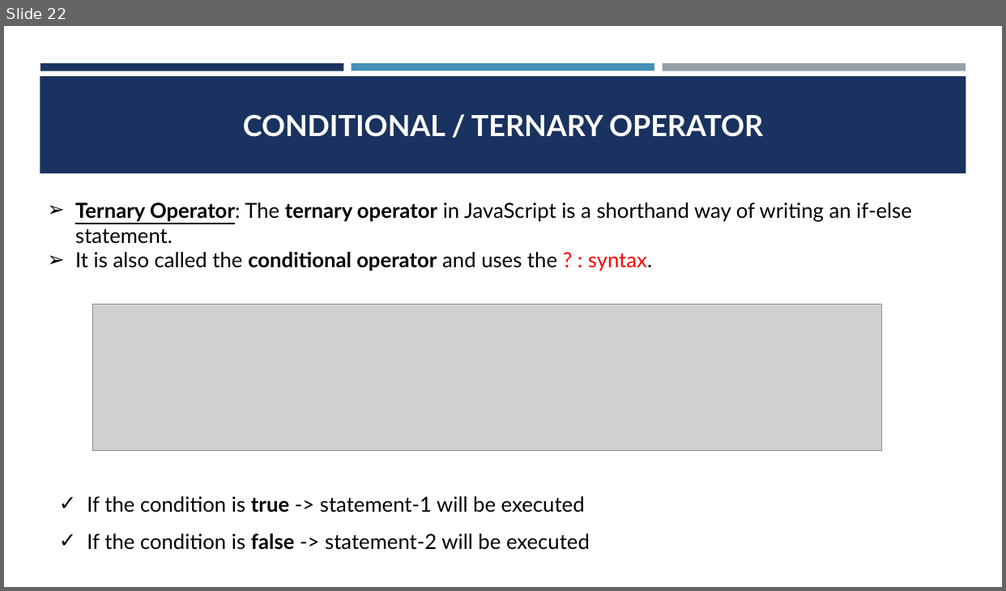
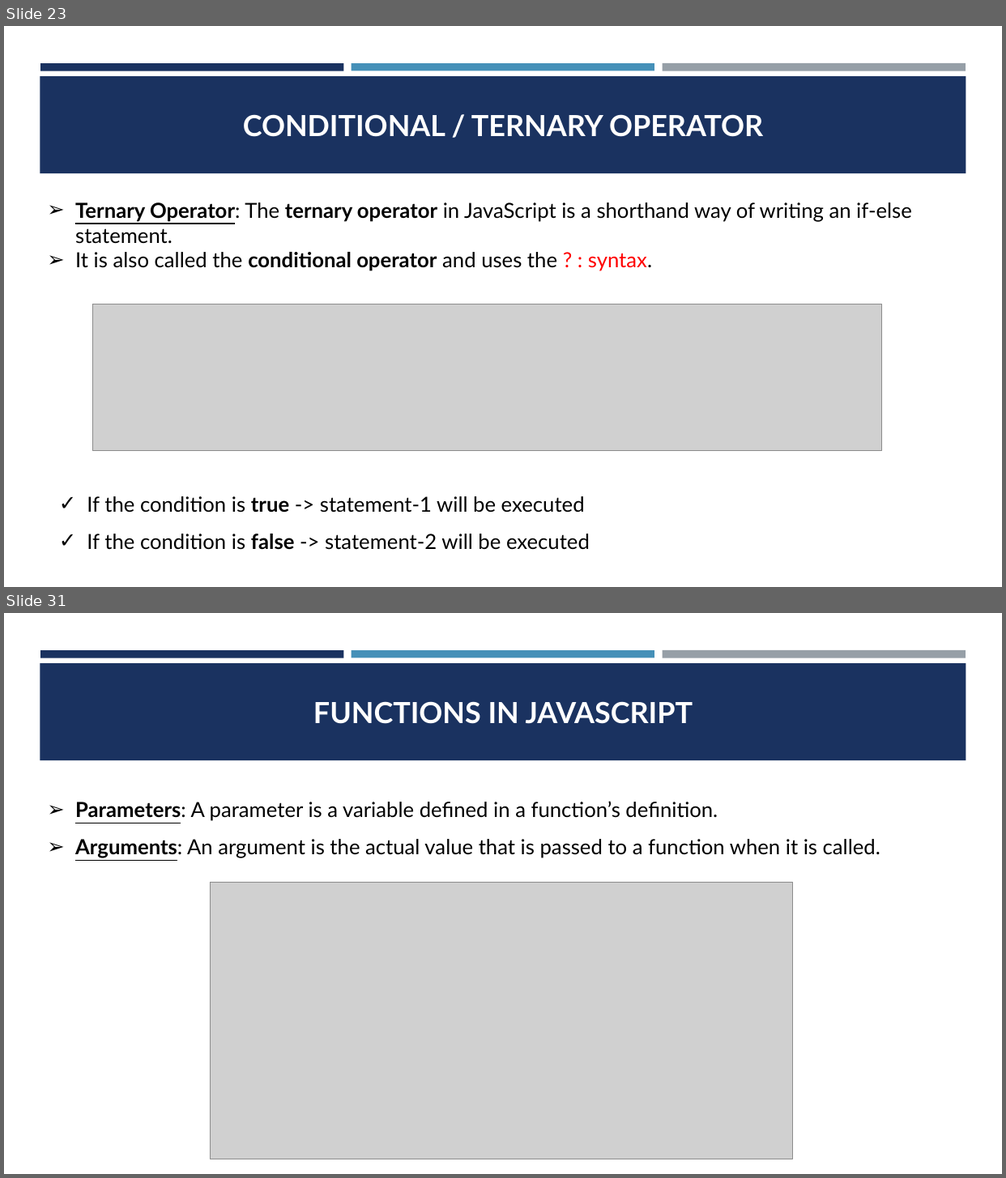
Before and after one commit to CodeCrafterRohit/PEC-Training, a slide deck: JAVASCRIPT/JAVASCRIPT PPT.pptx. Shown one above the other, each under a label of ours: slide 22 before the commit, slides 23 and 31 after it; the slides between them are not shown. The pictures are 1006x591 and 1006x1178 pixels, drawn with LibreOffice and Linux fonts; fonts in the diff are those of the drawing; grey boxes stand for pictures. Boxes give left, top, right and bottom in pixels: in the first picture for what was removed or moved away, otherwise in the second. Text is boxed around its words. In the diff, an @@ line names an element or a change of style, - is before the commit and + after.

```diff
--- a/JAVASCRIPT/JAVASCRIPT PPT.pptx
+++ b/JAVASCRIPT/JAVASCRIPT PPT.pptx
@@ slide 31 added at box(4, 613, 1002, 1174), background #FFFFFF; not listed: 4 template elements that a slide beside it also shows @@
@@ title added at box(313, 701, 693, 724), 28 pt, text #FFFFFF, bold @@
+FUNCTIONS IN JAVASCRIPT
@@ text added at box(75, 801, 880, 858), 20 pt, text #000000 @@
+➢ Parameters: A parameter is a variable defined in a function’s definition.
+➢ Arguments: An argument is the actual value that is passed to a function when it is called.
@@ picture added at box(211, 883, 792, 1160) @@
@@ what was slide 22 is now slide 23 @@
```
Also in this commit, not shown: 1 slide changed, 16 other slides added, 14 other files.
